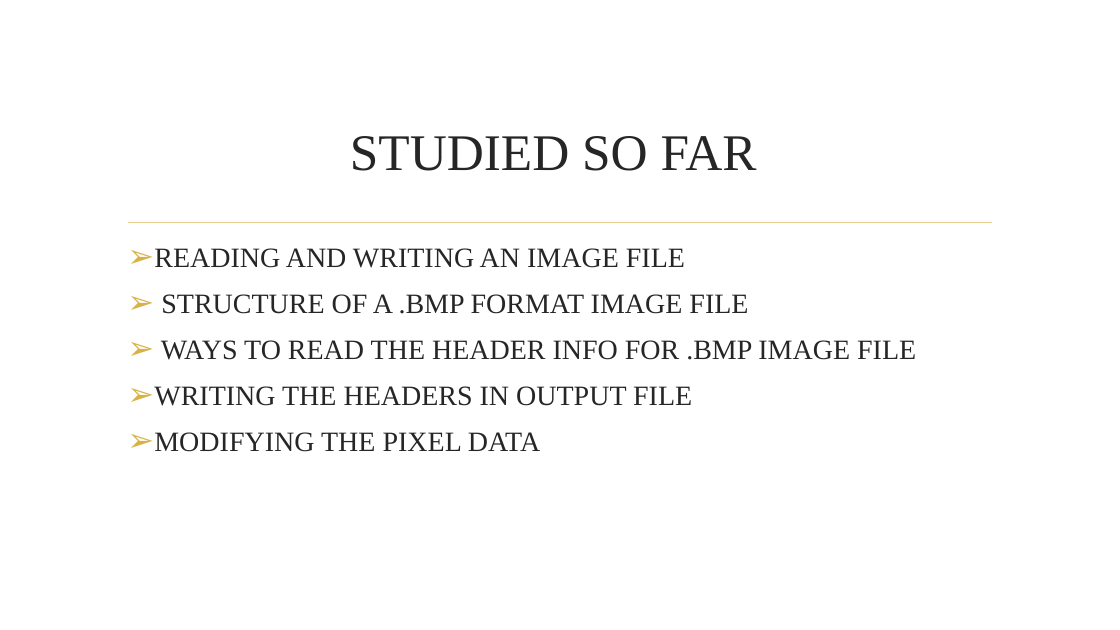
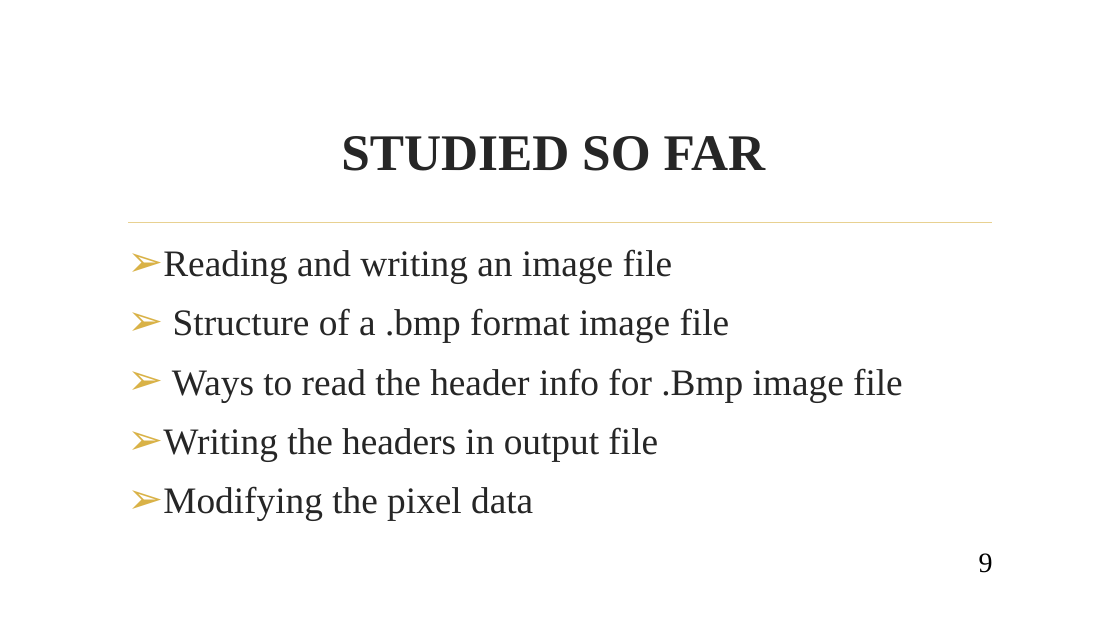
Before and after one commit to jsureka/ImageX, a slide deck: slide 9 of SOFTWARE PROJECT LAB -1.pptx. Drawn at 1120x630 pixels with LibreOffice and Linux fonts; fonts in the diff are those of the drawing; background and template pictures are left out. Boxes give left, top, right and bottom in pixels: in the first picture for what was removed or moved away, otherwise in the second. Text is boxed around its words. In the diff, an @@ line names an element or a change of style, - is before the commit and + after.

```diff
--- a/SOFTWARE PROJECT LAB -1.pptx
+++ b/SOFTWARE PROJECT LAB -1.pptx
@@ title "STUDIED SO FAR" at (341, 136, 766, 171): bold on @@
@@ text at (163, 249, 903, 520): text changed; size 24 to 32 pt @@
-➢ READING AND WRITING AN IMAGE FILE
-➢ STRUCTURE OF A .BMP FORMAT IMAGE FILE
-➢ WAYS TO READ THE HEADER INFO FOR .BMP IMAGE FILE
-➢ WRITING THE HEADERS IN OUTPUT FILE
-➢ MODIFYING THE PIXEL DATA
+➢ Reading and writing an image file
+➢ Structure of a .bmp format image file
+➢ Ways to read the header info for .Bmp image file
+➢ Writing the headers in output file
+➢ Modifying the pixel data
@@ page number added at (979, 553, 993, 573), 24 pt, text #000000 @@
+9
```
Also in this commit, not shown: 10 other slides changed, 10 other files.
